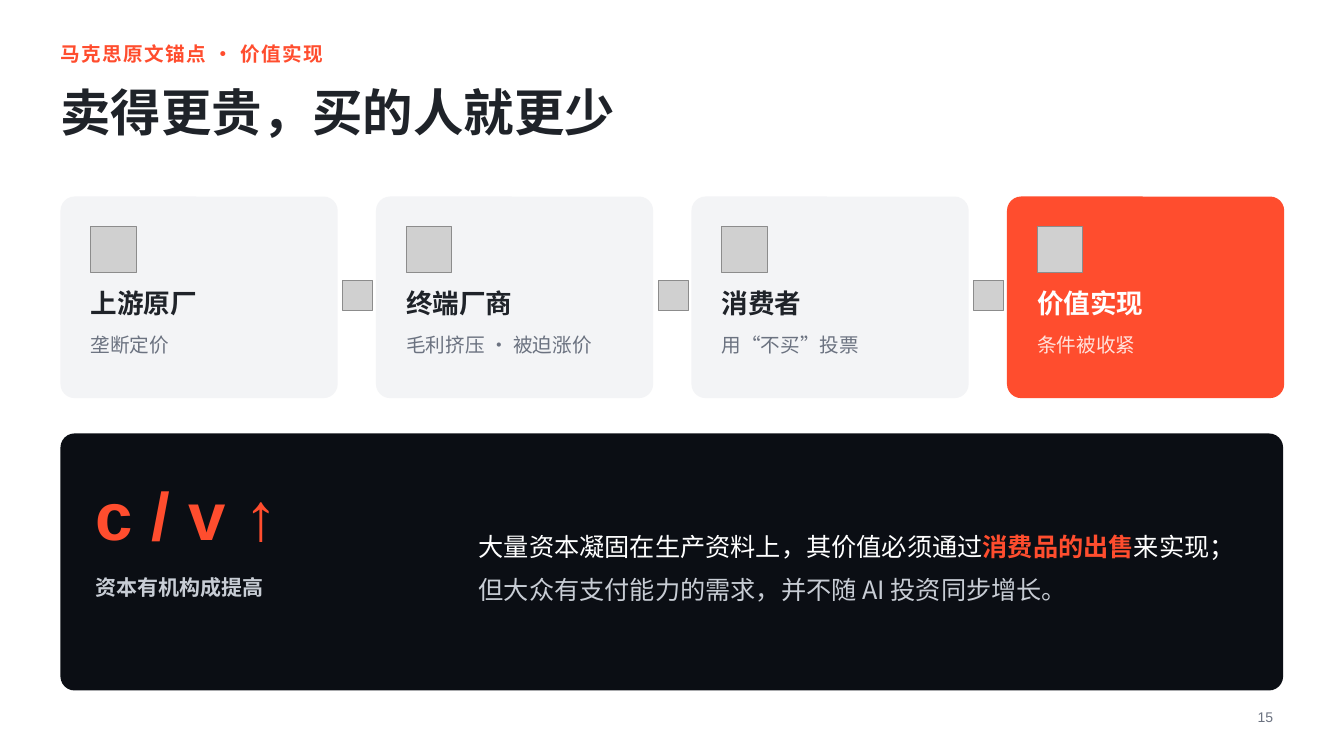
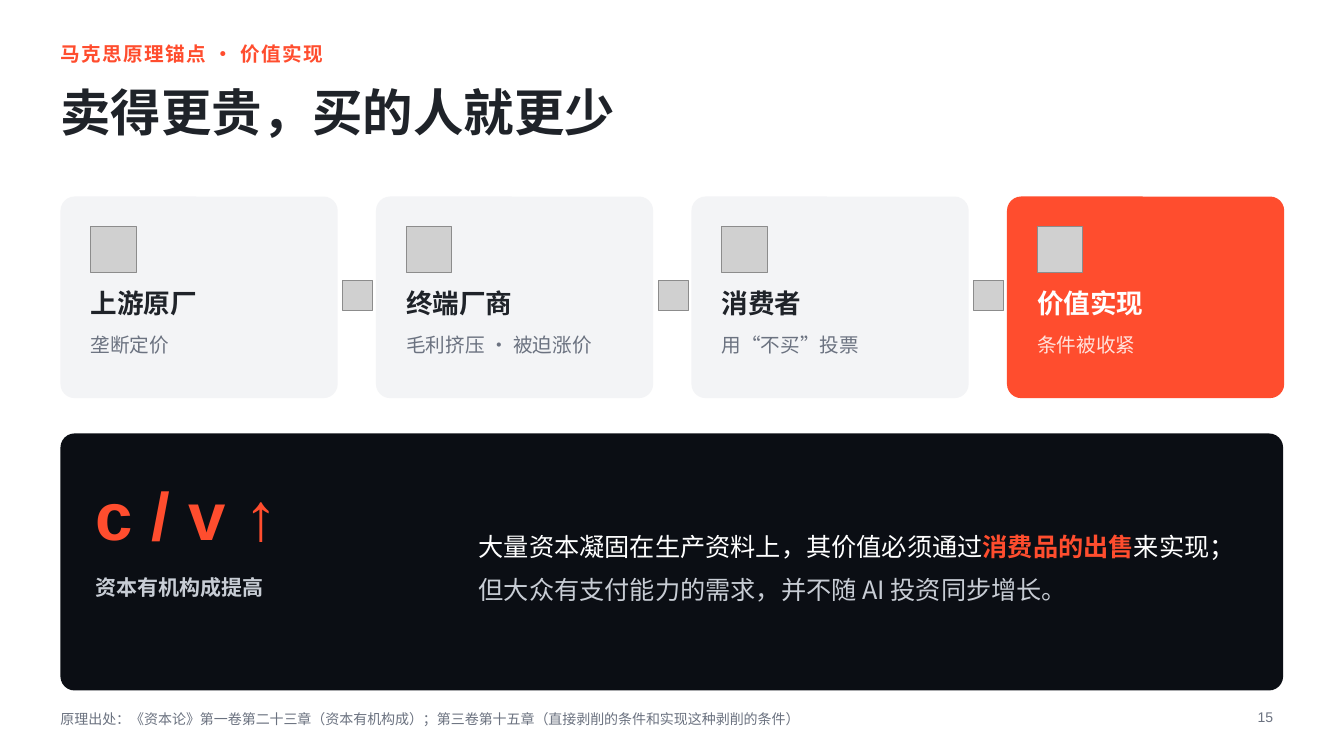
Before and after one commit to 1760139151lkh-ctrl/ppt-document, a slide deck: slide 15 of AI涨价的冷逻辑.pptx. Drawn at 1344x756 pixels with LibreOffice and Linux fonts; fonts in the diff are those of the drawing; grey boxes stand for pictures. Boxes give left, top, right and bottom in pixels: in the first picture for what was removed or moved away, otherwise in the second. Text is boxed around its words. In the diff, an @@ line names an element or a change of style, - is before the commit and + after.

```diff
--- a/AI涨价的冷逻辑.pptx
+++ b/AI涨价的冷逻辑.pptx
@@ text at (60, 44, 324, 63): text changed @@
-马克思原文锚点 · 价值实现
+马克思原理锚点 · 价值实现
@@ text added at (60, 712, 799, 726), 10 pt, text #6B7280 @@
+原理出处：《资本论》第一卷第二十三章（资本有机构成）；第三卷第十五章（直接剥削的条件和实现这种剥削的条件）
```
Also in this commit, not shown: 12 other slides changed, 1 slide added, 1 other file.
